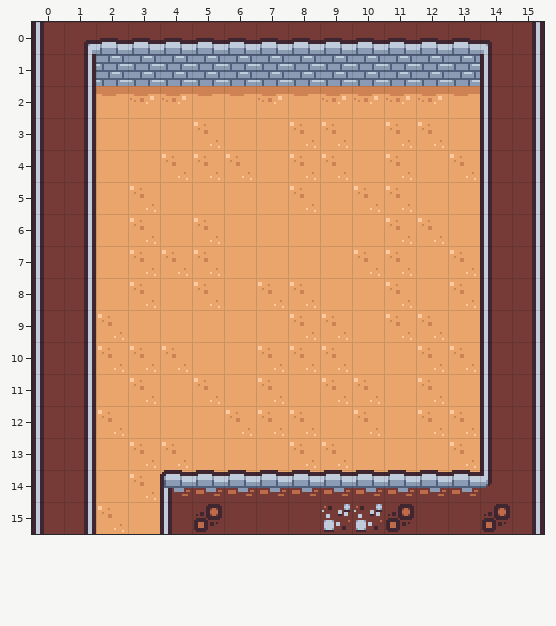
Tiled map -- assets/Tiled/boss_room.tmx. Above: the version before the commit.
Cells are 16x16 px. Shown: x 0..15, y 0..15.
After the commit:
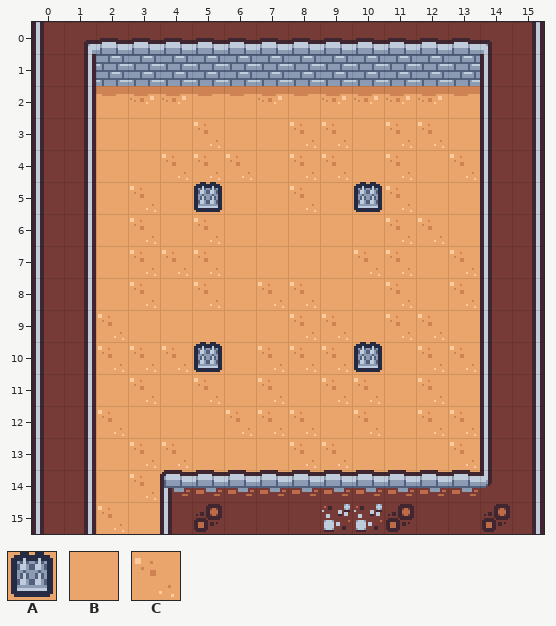
Key: from "dungeon-tileset": A 173, B 180, C 181.
_ is an empty cell.
What changed:
Layer "Tile Layer 1":
Tile A replaces tile B in row 5 at x 5; in row 10 at x 5 and 10.
Tile A replaces tile C in row 5 at x 10.
Pixel boxes of the changes (left, top, right, bottom) in both pictures:
changed: (194, 182, 222, 212)
changed: (354, 182, 382, 212)
changed: (194, 342, 222, 372)
changed: (354, 342, 382, 372)
